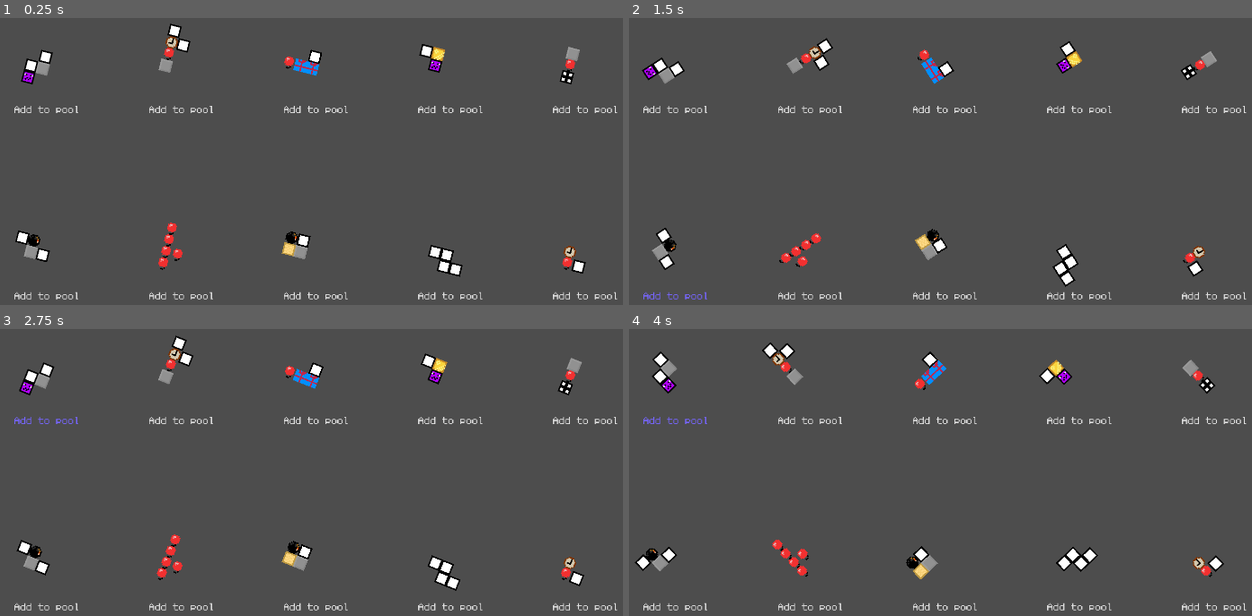
Above: before the commit, frames 1-4 (two rows, left to right).
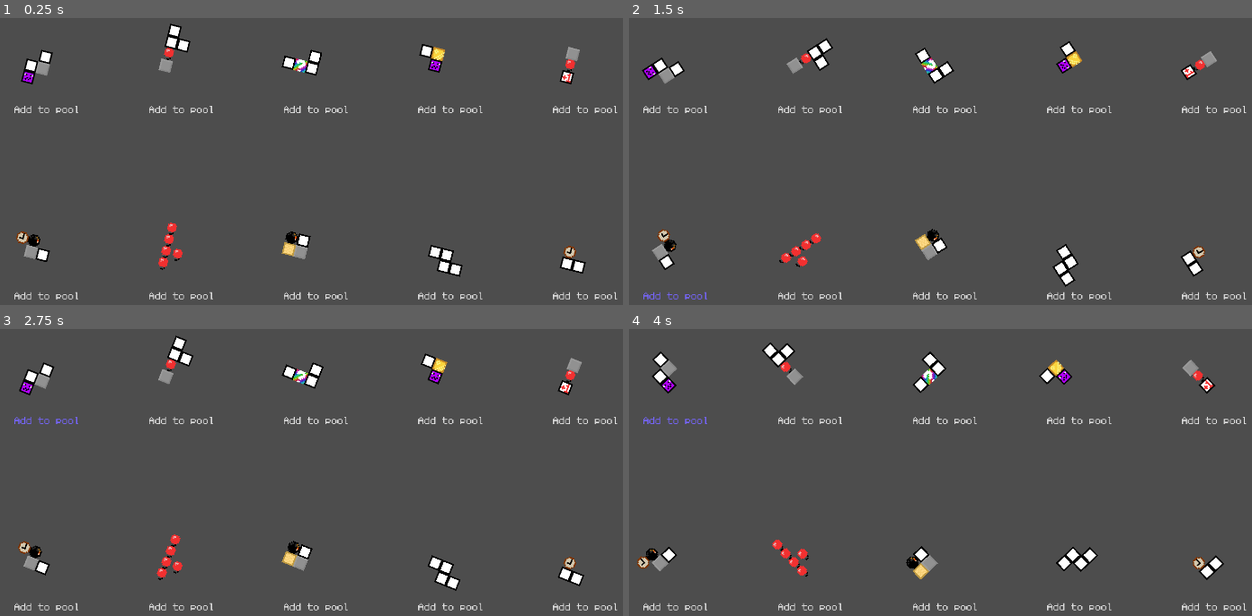
Above: after the commit, the same moments.

Repository: AsgerHB/create-jam-spring-2025
Game: Godot game, scene res://Scenes/Selector.tscn
The game is run twice, just before and just after one commit, with the same random seed, the same clock (stepped at 60 frames per second) and the same inputs. This scene is started directly instead of the project's main scene. Sound files missing from this copy of the repository are replaced by a short silence.
Inputs:
- Up to frame 1 (0.25 s): no input
- Up to frame 2 (1.5 s): hold Right (ui_right) 0.53-1.25 s; click "Add to pool" at 1.25 s
- Up to frame 3 (2.75 s): click "Add to pool" at 2 s
- Up to frame 4 (4 s): hold Space (slam_down) 2.78-3.53 s; hold Right (ui_right) from 3.53 s (still down)

The runs differ from the first frame. In frame 1, 0.5% of the frame differs, in the area x 2-93%, y 5-89%; in frame 2, 0.5%; in frame 3, 0.5%; in frame 4, 0.5%.
Error in both runs: Invalid access to property or key 'stash' on a base object of type 'null instance'. (res://Scripts/selector_button.gd:16)

Commit message:
Update gift sprites and make balloon give extra points

Diff:
--- a/Prefabs/Explosion.tscn
+++ b/Prefabs/Explosion.tscn
@@ -1,6 +1,6 @@
 [gd_scene load_steps=15 format=3 uid="uid://cfnbwke3gpcxv"]
 
-[ext_resource type="Texture2D" uid="uid://byypo2xcbn4om" path="res://Sprites/Explosion.png" id="1_ps13k"]
+[ext_resource type="Texture2D" uid="uid://byypo2xcbn4om" path="res://Sprites/explosion.png" id="1_ps13k"]
 [ext_resource type="AudioStream" uid="uid://dfdw01nor3p0w" path="res://Sounds/explosion.wav" id="2_8bqok"]
 
 [sub_resource type="AtlasTexture" id="AtlasTexture_8bqok"]
--- a/Scripts/Cell.gd
+++ b/Scripts/Cell.gd
@@ -26,11 +26,11 @@
 	Type.Concrete: 1,
 	Type.ConcreteSemiBroken: infinity,
 	Type.Compressed: 2,
-	Type.Balloon: 1,
+	Type.Balloon: 2,
 	Type.Gold: 3,
-	Type.Bomb: 3,
+	Type.Bomb: 2,
 	Type.Clock: 1,
-	Type.Gift: 1,
+	Type.Gift: 2,
 	Type.PlantPot: 1,
 	Type.Plant: infinity,
 	Type.Monster: 1,
@@ -101,6 +101,9 @@
 		Type.Compressed:
 			score = 5
 			game.score_counter.add_mult(1)
+		Type.Balloon:
+			score = 10
+			game.score_counter.add_mult(1)
 		_:
 			score = 5
 	game.score_counter.apply_score(score, grid_pos * CELL_SIZE)
@@ -162,6 +165,15 @@
 				if possible_directions.size() > 0:
 					var direction = possible_directions[randi() % possible_directions.size()]
 					game.try_move_cell(grid_pos.x, grid_pos.y, grid_pos.x + direction.x, grid_pos.y + direction.y)
+		Type.Gift:
+			# For that bug where on-placing doesnt work
+			game.remove_at(grid_pos.x, grid_pos.y)
+			var non_infinite_complexity_types = []
+			for _type in Type.values():
+				if cell_complexity_score[_type] < infinity:
+					non_infinite_complexity_types.append(_type)
+			var new_type = non_infinite_complexity_types[randi() % non_infinite_complexity_types.size()]
+			game.set_at(grid_pos.x, grid_pos.y, new_type)
 
 func on_place(game: TetrisGame):
 	# Called when the cell is placed
Binary file changed: Sprites/BlockSprites.png
